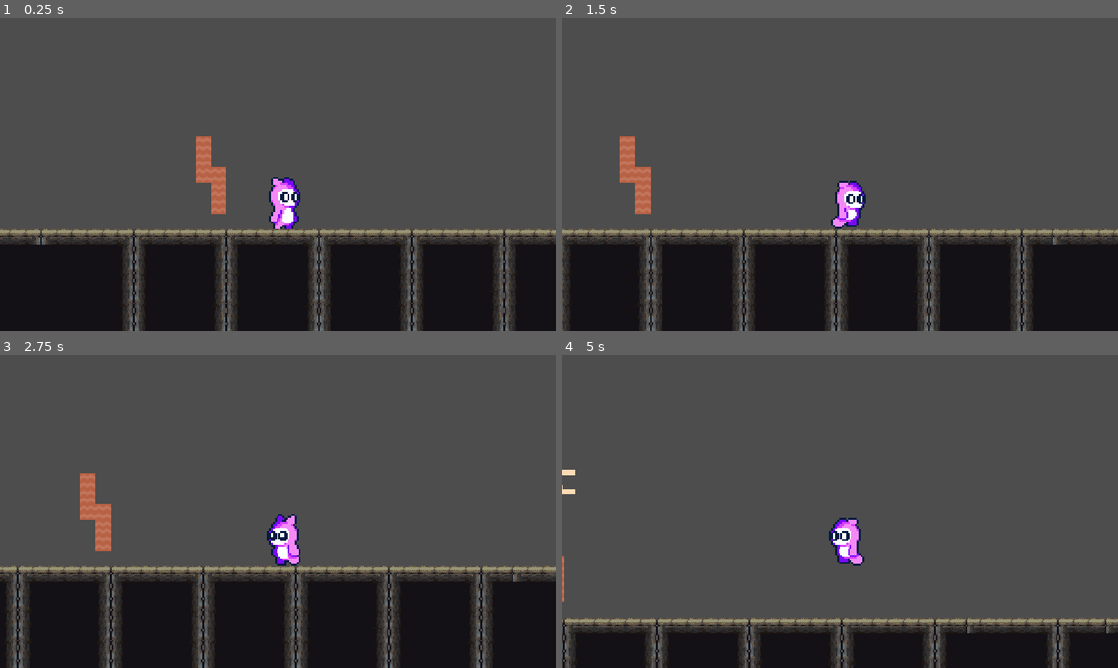
Above: before the commit, frames 1-4 (two rows, left to right).
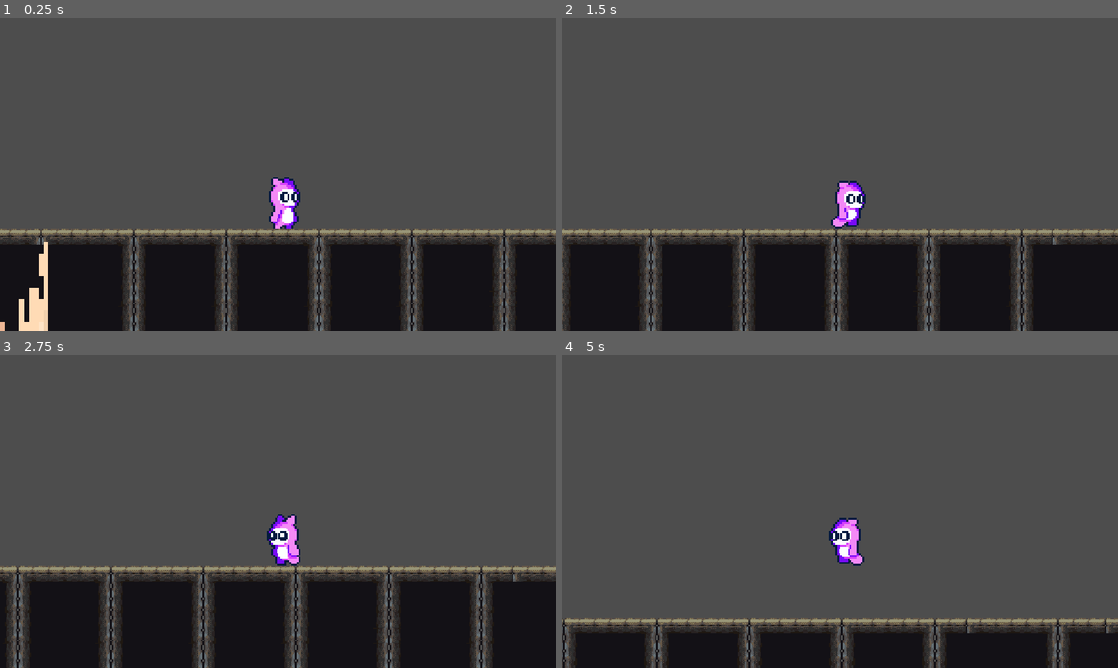
Above: after the commit, the same moments.

Repository: Yuco135/hc-jame-gam-game
Game: Godot game, scene res://Level 1/Scenes/level_1.tscn
Two runs of this game, one before a commit and one after it. Both use one fixed random seed, a clock stepped at 60 frames per second and the inputs below.
Inputs:
- Up to frame 1 (0.25 s): no input
- Up to frame 2 (1.5 s): tap Enter (ui_accept) at 0.5, 0.77 s; hold D (Right) from 0.53 s (still down)
- Up to frame 3 (2.75 s): tap Enter (ui_accept) at 1.52 s; release D (Right) at 2.03 s; hold A (Left) from 2.03 s (still down)
- Up to frame 4 (5 s): release A (Left) at 2.78 s; hold D (Right) 2.78-4.28 s; tap Enter (ui_accept) at 3.02, 3.77, 4.52 s; hold A (Left) from 4.28 s (still down)

The runs differ from the first frame. In frame 1, 1.6% of the frame differs, in the area x 0-41%, y 37-100%; in frame 2, 0.8%; in frame 3, 0.8%; in frame 4, 0.1%.

Commit message:
made wall go up
UPPPP

Diff:
--- a/Level 1/Scenes/level_1.tscn
+++ b/Level 1/Scenes/level_1.tscn
@@ -3848,7 +3848,7 @@
 position = Vector2(1965, 1227)
 
 [node name="TileMap" parent="." unique_id=656518706 instance=ExtResource("4_nw8nc")]
-layer_0/tile_data = PackedInt32Array(5177399, 3735552, 3, 85 …(27724 unchanged characters)…  0, 983170, 262147, 0, 983171, 327683, 0, 720903, 131072, 31, 655367, 131072, 31, 589831, 131072, 31, 589830, 131072, 31, 524294, 131072, 31, 458758, 131072, 31)
+layer_0/tile_data = PackedInt32Array(5177399, 3735552, 3, 85 …(27724 unchanged characters)…  0, 983170, 262147, 0, 983171, 327683, 0)
 
 [node name="TileMapSpike" type="TileMap" parent="." unique_id=838309754]
 tile_set = SubResource("TileSet_3sy6q")
--- a/Main Stuff/Scenes/enemy_wall.tscn
+++ b/Main Stuff/Scenes/enemy_wall.tscn
@@ -4,7 +4,7 @@
 [ext_resource type="Texture2D" uid="uid://d3gb55yxisq2b" path="res://Art/Level 2/wall of hands.png" id="2_b06u1"]
 
 [sub_resource type="RectangleShape2D" id="RectangleShape2D_ukuet"]
-size = Vector2(40.799995, 64.100006)
+size = Vector2(67.40001, 41.849995)
 
 [sub_resource type="Animation" id="Animation_q00ld"]
 length = 0.001
@@ -31,10 +31,10 @@
 tracks/0/interp = 1
 tracks/0/loop_wrap = true
 tracks/0/keys = {
-"times": PackedFloat32Array(0.033333335, 500),
+"times": PackedFloat32Array(0.7, 495.33334),
 "transitions": PackedFloat32Array(1, 1),
 "update": 0,
-"values": [Vector2(0, 50), Vector2(100000, 50)]
+"values": [Vector2(0, 50), Vector2(0, -10000)]
 }
 
 [sub_resource type="AnimationLibrary" id="AnimationLibrary_4iani"]
@@ -51,12 +51,13 @@
 scale = Vector2(10, 10)
 
 [node name="CollisionShape2D" type="CollisionShape2D" parent="Area2D" unique_id=968521527]
-position = Vector2(-98.199974, -0.44999743)
+position = Vector2(-43.499996, 53.42499)
 scale = Vector2(0.99999976, 0.99999976)
 shape = SubResource("RectangleShape2D_ukuet")
 
 [node name="Sprite2D" type="Sprite2D" parent="Area2D" unique_id=473710872]
 position = Vector2(-43.299995, 0)
+rotation = -1.5707964
 scale = Vector2(2.3531249, 1)
 texture = ExtResource("2_b06u1")
 
